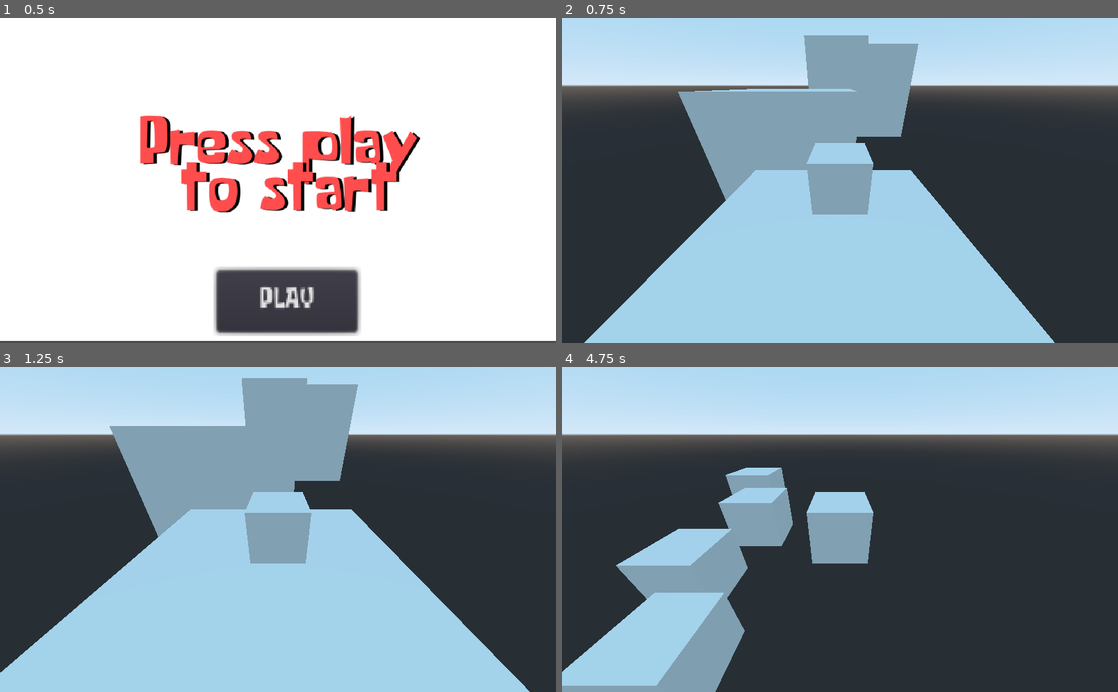
Above: before the commit, frames 1-4 (two rows, left to right).
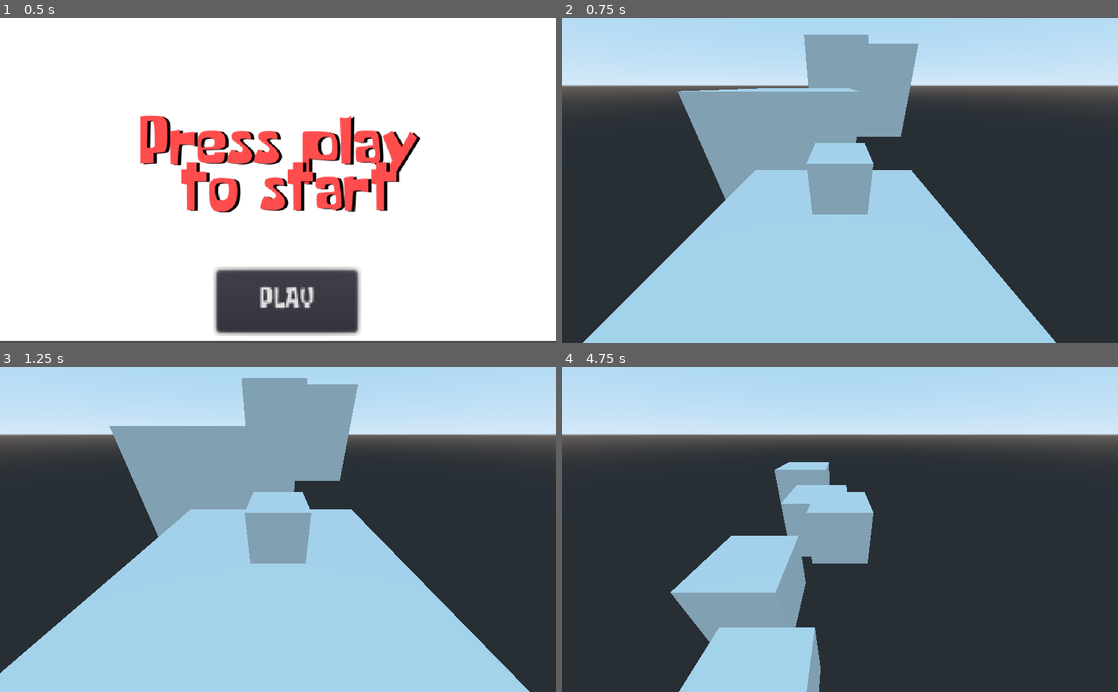
Above: after the commit, the same moments.

Repository: dwlcj/Project2
Game: Godot game, scene res://StartScreen.tscn
Two runs of this game, one before a commit and one after it. Both use one fixed random seed, a clock stepped at 60 frames per second and the inputs below.
Inputs:
- Up to frame 1 (0.5 s): no input
- Up to frame 2 (0.75 s): click "PLAY" at 0.5 s
- Up to frame 3 (1.25 s): no input
- Up to frame 4 (4.75 s): hold Right (ui_right) 1.28-2.03 s; hold Space (ui_space) 1.28-2.03 s; hold Down (ui_down) 2.03-2.78 s; tap Space (ui_space) at 2.1, 3.6 s; hold Right (ui_right) 2.78-3.53 s; hold Space (ui_space) 2.78-3.53 s; hold Up (ui_up) 3.53-4.28 s; hold Left (ui_left) from 4.28 s (still down); hold Space (ui_space) from 4.28 s (still down)

Frame 1 is identical in both runs. In frame 2, 0.3% of the frame differs, in the area x 3-89%, y 5-100%; in frame 3, less than 0.1%; in frame 4, 20%, in the area x 0-52%, y 29-100%.

Commit message:
switched to KinematicBody for player

Diff:
--- a/Camera.gd
+++ b/Camera.gd
@@ -6,4 +6,4 @@
 	ofs = translation
 
 func _process(delta):
-	translation = $"../RigidBody".translation + ofs
+	translation = $"../KinematicBody".translation + ofs
--- /dev/null
+++ b/KinematicBody.gd
@@ -0,0 +1,52 @@
+extends KinematicBody
+
+var gravity = -9.8
+var velocity = Vector3()
+var camera
+
+const SPEED = 6
+const ACCELERATION = 5
+const DE_ACCELERATION = 8
+
+func _ready():
+	camera = get_node("../Camera").get_global_transform()
+
+func _process(delta):
+	if(translation.y < -12):
+		get_tree().change_scene("res://GameOverScreen.tscn")
+
+func _physics_process(delta):
+	var dir = Vector3()
+
+	if Input.is_action_pressed("ui_up"):
+		dir -= camera.basis[2]
+	if Input.is_action_pressed("ui_down"):
+		dir += camera.basis[2]
+	if Input.is_action_pressed("ui_left"):
+		dir -= camera.basis[0]
+	if Input.is_action_pressed("ui_right"):
+		dir += camera.basis[0]
+
+	dir.y = 0
+	dir = dir.normalized()
+
+	if Input.is_action_pressed("ui_space"):
+		velocity.y = 5
+	else:
+		velocity.y += delta * gravity
+
+	var hv = velocity
+	hv.y = 0
+
+	var new_pos = dir * SPEED
+	var accel = DE_ACCELERATION
+
+	if dir.dot(hv) > 0:
+		accel = ACCELERATION
+
+	hv = hv.linear_interpolate(new_pos, accel * delta)
+
+	velocity.x = hv.x
+	velocity.z = hv.z
+
+	velocity = move_and_slide(velocity, Vector3(0, 1, 0))
--- a/NewPlayer.tscn
+++ b/NewPlayer.tscn
@@ -1,7 +1,7 @@
 [gd_scene load_steps=5 format=2]
 
 [ext_resource path="res://Camera.gd" type="Script" id=1]
-[ext_resource path="res://RigidBody.gd" type="Script" id=2]
+[ext_resource path="res://KinematicBody.gd" type="Script" id=2]
 
 [sub_resource type="CubeMesh" id=1]
 
@@ -14,12 +14,12 @@
 fov = 90.0
 script = ExtResource( 1 )
 
-[node name="RigidBody" type="RigidBody" parent="."]
+[node name="KinematicBody" type="KinematicBody" parent="."]
 script = ExtResource( 2 )
 
-[node name="MeshInstance" type="MeshInstance" parent="RigidBody"]
+[node name="MeshInstance" type="MeshInstance" parent="KinematicBody"]
 mesh = SubResource( 1 )
 material/0 = null
 
-[node name="CollisionShape" type="CollisionShape" parent="RigidBody"]
+[node name="CollisionShape" type="CollisionShape" parent="KinematicBody"]
 shape = SubResource( 2 )
--- a/RigidBody.gd
+++ /dev/null
@@ -1,17 +0,0 @@
-extends RigidBody
-
-func _input(event):
-	if event.is_action_pressed("ui_up"):
-		apply_central_impulse(Vector3(0, 0, 5))
-	elif event.is_action_pressed("ui_down"):
-		apply_central_impulse(Vector3(0, 0, -5))
-	elif event.is_action_pressed("ui_right"):
-		apply_central_impulse(Vector3(-5, 0, 0))
-	elif event.is_action_pressed("ui_left"):
-		apply_central_impulse(Vector3(5, 0, 0))
-	elif event.is_action_pressed("ui_space"):
-		apply_central_impulse(Vector3(0, 8, 0))
-
-func _process(delta):
-	if(translation.y < -12):
-		get_tree().change_scene("res://GameOverScreen.tscn")
